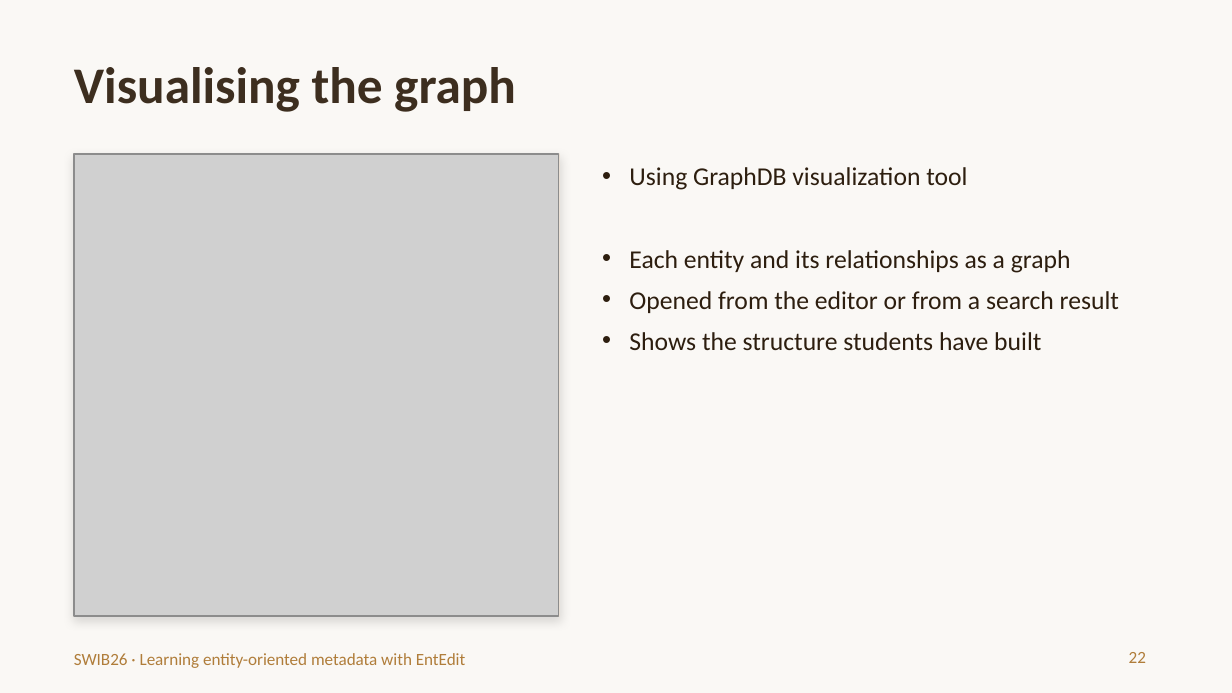
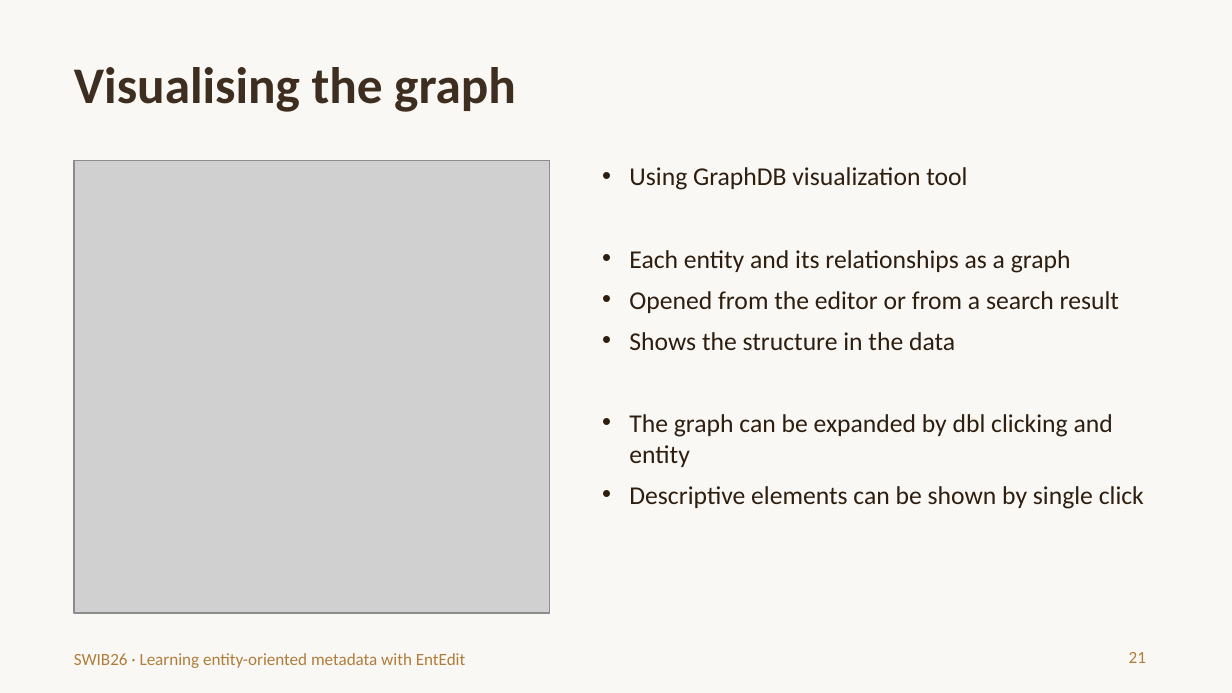
Before and after one commit to trondaal/EntEdit, a slide deck: slide 21 of swib26/EntEdit-SWIB26-introduction.pptx (slide 22 before the commit). Drawn at 1232x693 pixels with LibreOffice and Linux fonts; fonts in the diff are those of the drawing; grey boxes stand for pictures. Boxes give left, top, right and bottom in pixels: in the first picture for what was removed or moved away, otherwise in the second. Text is boxed around its words. In the diff, an @@ line names an element or a change of style, - is before the commit and + after.

```diff
--- a/swib26/EntEdit-SWIB26-introduction.pptx
+++ b/swib26/EntEdit-SWIB26-introduction.pptx
@@ picture: place and size @@
-picture at bbox=[74, 154, 559, 616]
+picture at bbox=[74, 160, 549, 612]
@@ rectangle removed at bbox=[74, 154, 559, 616] @@
@@ text at bbox=[629, 332, 1144, 509]: text changed @@
-• Shows the structure students have built
+• Shows the structure in the data
+• The graph can be expanded by dbl clicking and entity
+• Descriptive elements can be shown by single click
@@ page number at bbox=[1129, 652, 1146, 663]: text changed @@
-22
+21
```
Also in this commit, not shown: 2 other slides changed, 2 slides added.
